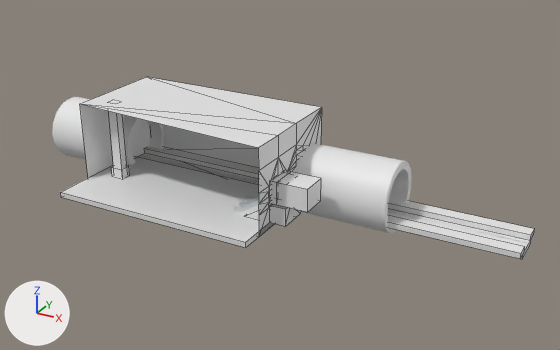
An edit to the FBX model Assets/Modelle/U-Bahn_scene_2.fbx, drawn before and after from the same camera.
Before and after are seen from a camera (50 mm lens) standing at (39.3, -56.1, 31.4) and looking at (9.4, -1.8, 4.3). Lighting does not change. The marker at lower left points along +X, +Y and +Z. Mesh edges are drawn as thin lines on the coarser meshes. Where no turn or scale is listed for an object, it has been applied to the vertices. Vertices at the same position are counted once.

Script lines for the objects in view, before the commit:
```python
me_mesh_088 = bpy.data.meshes.new('Mesh.088')
me_mesh_088.from_pydata(...)  # a box spanning x -10.0..10.0, y -1.4..1.4, z -0.3..0.3
me_mesh_092 = bpy.data.meshes.new('Mesh.092')
me_mesh_092.from_pydata(...)  # a box spanning x -10.0..10.0, y -6.1..4.0, z -0.3..0.3
# before: 0 (-10.0, -6.1, -0.3) at pixel (61, 197), 1 (-10.0, -6.1, 0.3) at pixel (60, 192), 2 (10.0, -6.1, -0.3) at pixel (245, 247), 3 (10.0, -6.1, 0.3) at pixel (245, 242)
me_mesh_094 = bpy.data.meshes.new('Mesh.094')
me_mesh_094.from_pydata(...)  # 60 vertices, 69 faces; spans x -10.0..10.0, y -6.5..5.0, z -5.2..2.8
ob_würfel = bpy.data.objects.new('Würfel', me_mesh_094)
ob_würfel.location = (0.0, 0.0, 5.79)
ob_würfel_2 = bpy.data.objects.new('Würfel_2', me_mesh_092)
ob_würfel_2.location = (0.0, -2.58, 0.84)
ob_würfel_5 = bpy.data.objects.new('Würfel_5', me_mesh_088)
ob_würfel_5.location = (20.02, 2.6, 0.32)
# also in view: 'Würfel_1' at (0.0, 4.4, 0.8); 'Würfel_3' at (20.0, 4.4, 0.8); 'Röhre_1' at (-13.3, 2.4, 2.5); 'Röhre' at (13.9, 2.4, 2.5); 'Würfel_11_Würfel_12' at (12.0, -3.3, 3.9)
```
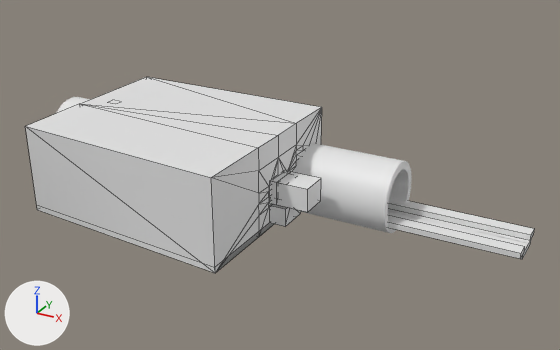
Where the change shows, as pixel boxes (x1, y1, x2, y2) in the pictures (560 x 350 px):
'Würfel', reshaped (22% wider, 22% taller): before (80, 77, 322, 237); after (26, 77, 322, 273)
'Würfel_2', reshaped: before (61, 156, 272, 248); after (50, 209, 272, 273)
part 1 of me_mesh_094, built on: before (80, 104, 257, 178); after (26, 104, 259, 273)
'Röhre_1', unchanged, covered by the edit: before (52, 97, 164, 165); after (57, 97, 91, 113)
'Würfel_1', unchanged, covered by the edit: before (144, 146, 259, 179)

What the commit changed:
me_mesh_092 has 8 vertices, 6 faces and spans x -10.0..10.0, y -6.1..4.0, z -0.3..0.3.
me_mesh_092 is used by ob_würfel_2; location (0.0, -2.58, 0.84).
Verts and faces of me_mesh_092; kept vertices keep their numbers, new ones are numbered from 8.
Part 2, on me_mesh_092:
Faces deleted: (0, 2, 3, 1).
Vertex 0 moves to (-10.0, -9.2, -0.3), pixel (37, 209).
Vertex 1 moves to (-10.0, -9.2, 0.3), pixel (36, 204).
Vertex 2 moves to (10.0, -10.7, -0.3), pixel (215, 273).
Vertex 3 moves to (10.0, -10.7, 0.3), pixel (214, 267).
me_mesh_094 is used by ob_würfel; location (0.0, 0.0, 5.79).
me_mesh_094 had 60 vertices, 69 faces and spanned x -10.0..10.0, y -6.5..5.0, z -5.2..2.8.
me_mesh_094 now has 102 vertices, 122 faces and spans x -10.0..10.0, y -13.3..5.0, z -5.2..2.8.
Part 1, on me_mesh_094:
5 vertices are removed from x 10.0, y -3.3..3.7, z -2.2..-1.2.
3 faces are deleted.
48 vertices are added at x -10.0..10.0, y -13.3..5.0, z -5.2..2.8.
56 new faces join them.
